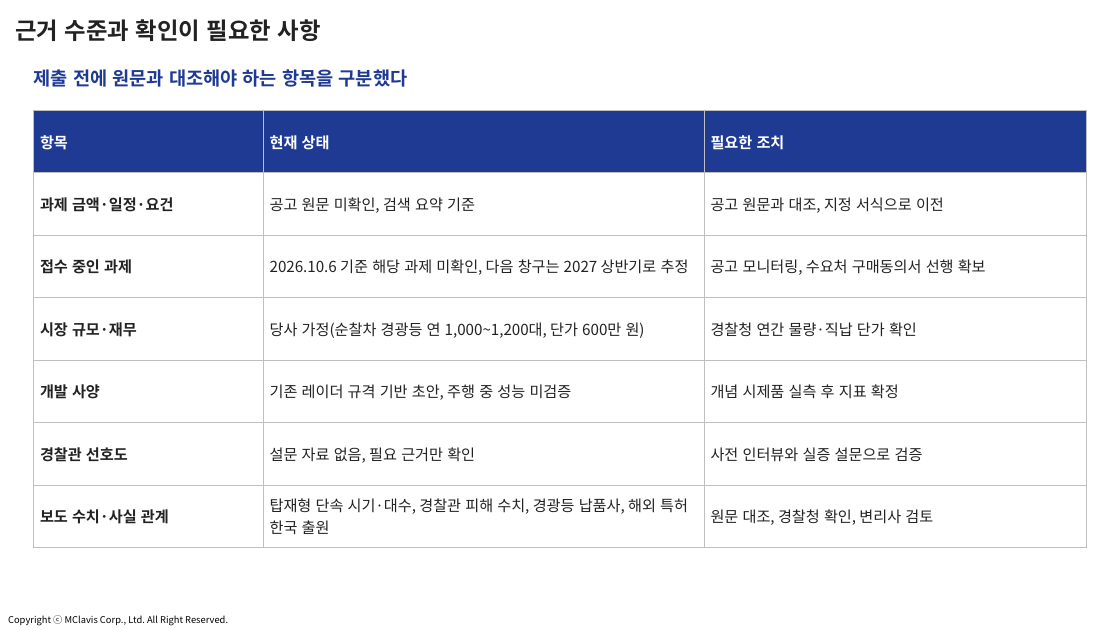
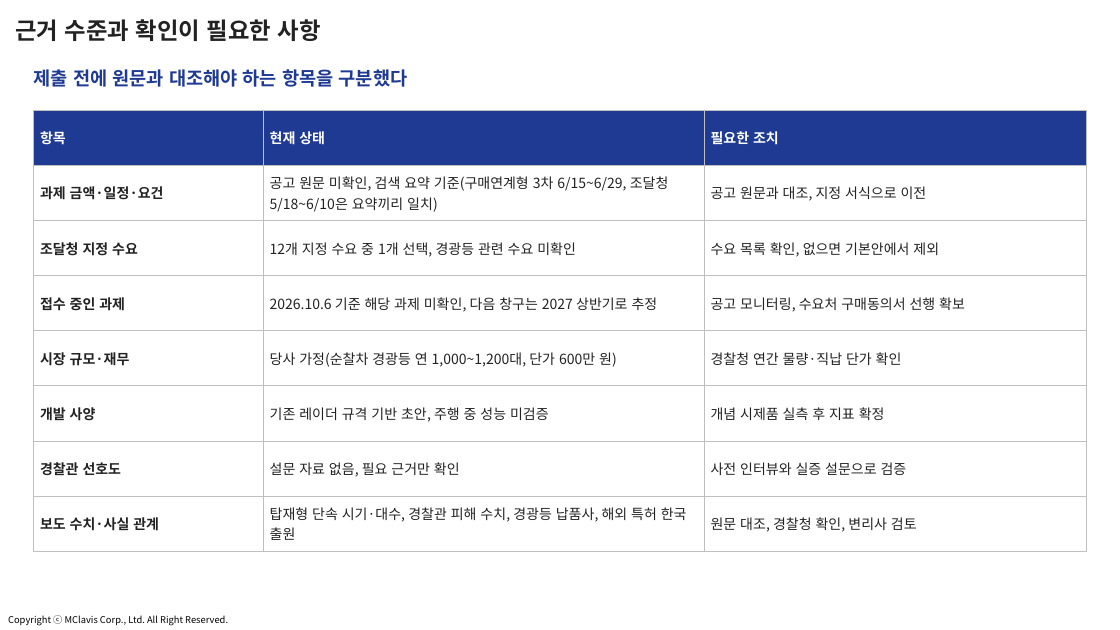
Before and after one commit to jangha-collab/jangha-kim, a slide deck: slide 22 of docs/사업계획서/2026-10_스마트경찰경광등_사업계획_과제제안.pptx. Drawn at 1120x630 pixels with LibreOffice and Linux fonts; fonts in the diff are those of the drawing; background and template pictures are left out. Boxes give left, top, right and bottom in pixels: in the first picture for what was removed or moved away, otherwise in the second. Text is boxed around its words. In the diff, an @@ line names an element or a change of style, - is before the commit and + after.

```diff
--- a/docs/사업계획서/2026-10_스마트경찰경광등_사업계획_과제제안.pptx
+++ b/docs/사업계획서/2026-10_스마트경찰경광등_사업계획_과제제안.pptx
@@ table at <box>34,110,1086,551</box> @@
-row 2: 과제 금액·일정·요건 | 공고 원문 미확인, 검색 요약 기준 | 공고 원문과 대조, 지정 서식으로 이전
+row 2: 과제 금액·일정·요건 | 공고 원문 미확인, 검색 요약 기준(구매연계형 3차 6/15~6/29, 조달청 5/18~6/10은 요약끼리 일치) | 공고 원문과 대조, 지정 서식으로 이전
+row 3: 조달청 지정 수요 | 12개 지정 수요 중 1개 선택, 경광등 관련 수요 미확인 | 수요 목록 확인, 없으면 기본안에서 제외
```
Also in this commit, not shown: 2 other slides changed, 5 other files.
